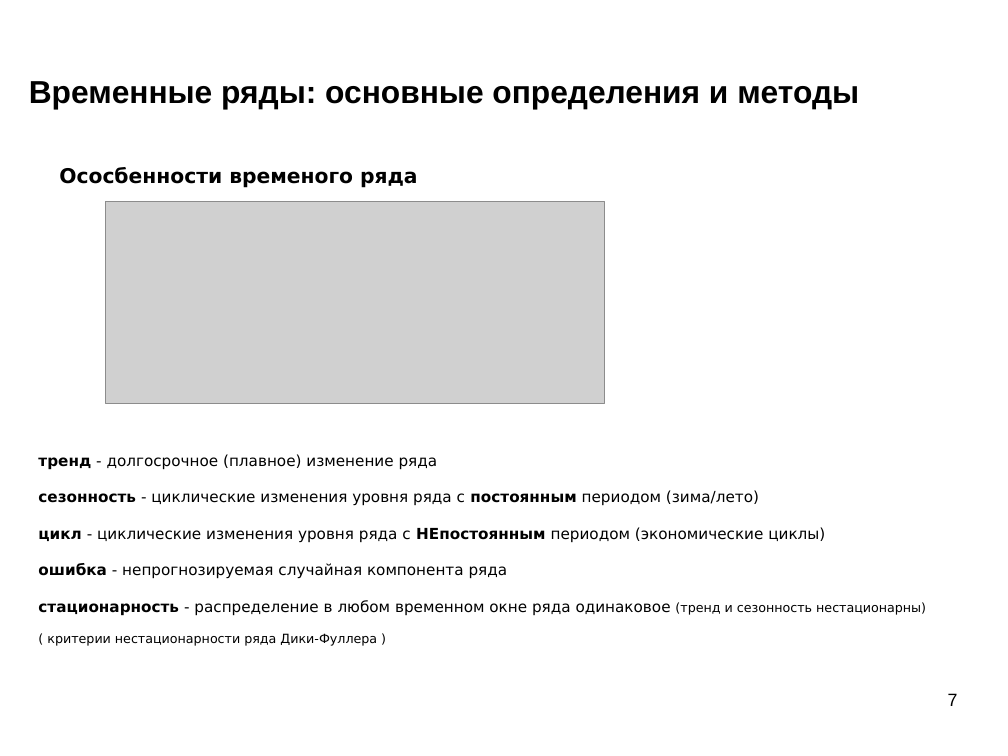
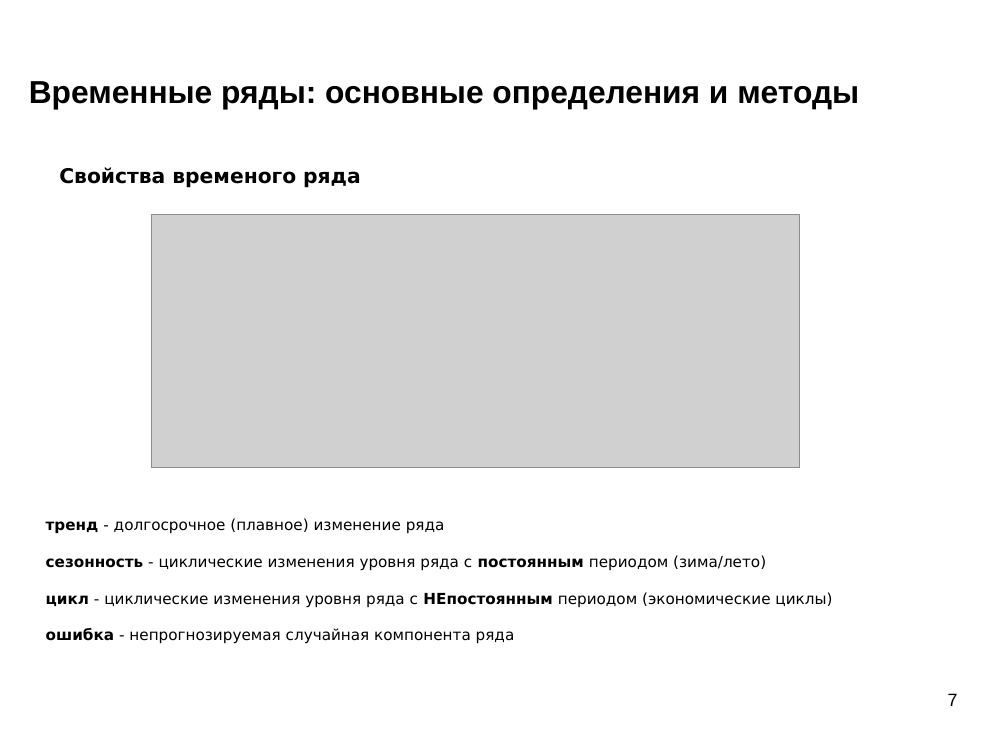
Before and after one commit to mechanoid5/ml_lectorium_2024_I, a slide deck: slide 7 of 22-time-series.odp. Drawn at 1008x756 pixels with LibreOffice and Linux fonts; fonts in the diff are those of the drawing; grey boxes stand for pictures; background and template pictures are left out. Boxes give left, top, right and bottom in pixels: in the first picture for what was removed or moved away, otherwise in the second. Text is boxed around its words. In the diff, an @@ line names an element or a change of style, - is before the commit and + after.

```diff
--- a/22-time-series.odp
+++ b/22-time-series.odp
@@ text at bbox=[59, 167, 361, 188]: text changed @@
-Ососбенности временого ряда
+Свойства временого ряда
@@ picture: place and size @@
-picture at bbox=[106, 201, 606, 402]
+picture at bbox=[151, 214, 799, 468]
@@ text "тренд - долгосрочное (плавное) изменение ...": place and size @@
-text "тренд - долгосрочное (плавное) изменение ..." at bbox=[38, 454, 926, 646]
+text "тренд - долгосрочное (плавное) изменение ..." at bbox=[46, 518, 832, 644]
@@ text at bbox=[38, 600, 926, 646]: paragraphs removed @@
-стационарность - распределение в любом временном окне ряда одинаковое (тренд и сезонность нестационарны)
-( критерии нестационарности ряда Дики-Фуллера )
```
Also in this commit, not shown: 4 other slides changed, 1 slide added, 6 other files.
